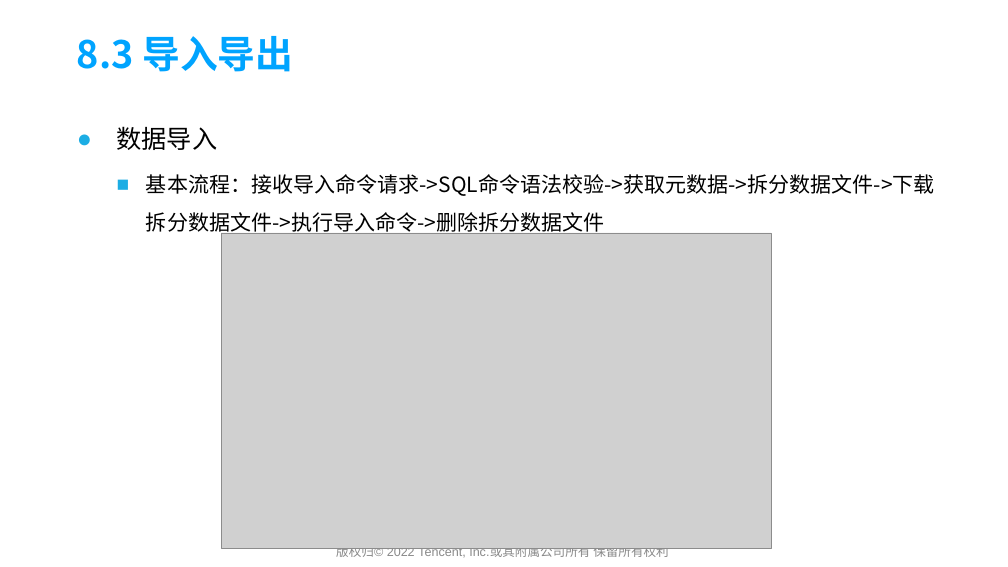
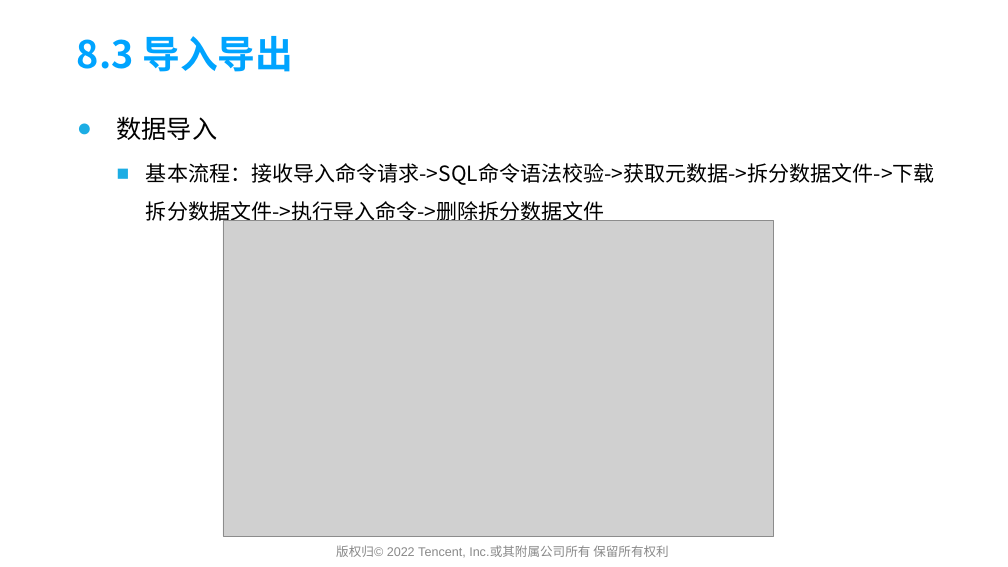
Before and after one commit to yedushusheng/mysql-learning, a slide deck: slide 60 of 28. OLTP/GoldenDB产品简介及架构解析.pptx. Drawn at 1008x567 pixels with LibreOffice and Linux fonts; fonts in the diff are those of the drawing; grey boxes stand for pictures; background and template pictures are left out. Boxes give left, top, right and bottom in pixels: in the first picture for what was removed or moved away, otherwise in the second. Text is boxed around its words. In the diff, an @@ line names an element or a change of style, - is before the commit and + after.

```diff
--- a/28. OLTP/GoldenDB产品简介及架构解析.pptx
+++ b/28. OLTP/GoldenDB产品简介及架构解析.pptx
@@ text "数据导入": place and size @@
-text "数据导入" at (117,126,935,235)
+text "数据导入" at (117,116,935,224)
@@ picture: place and size @@
-picture at (222,233,772,548)
+picture at (223,221,774,536)
```
Also in this commit, not shown: 2 other slides changed.
